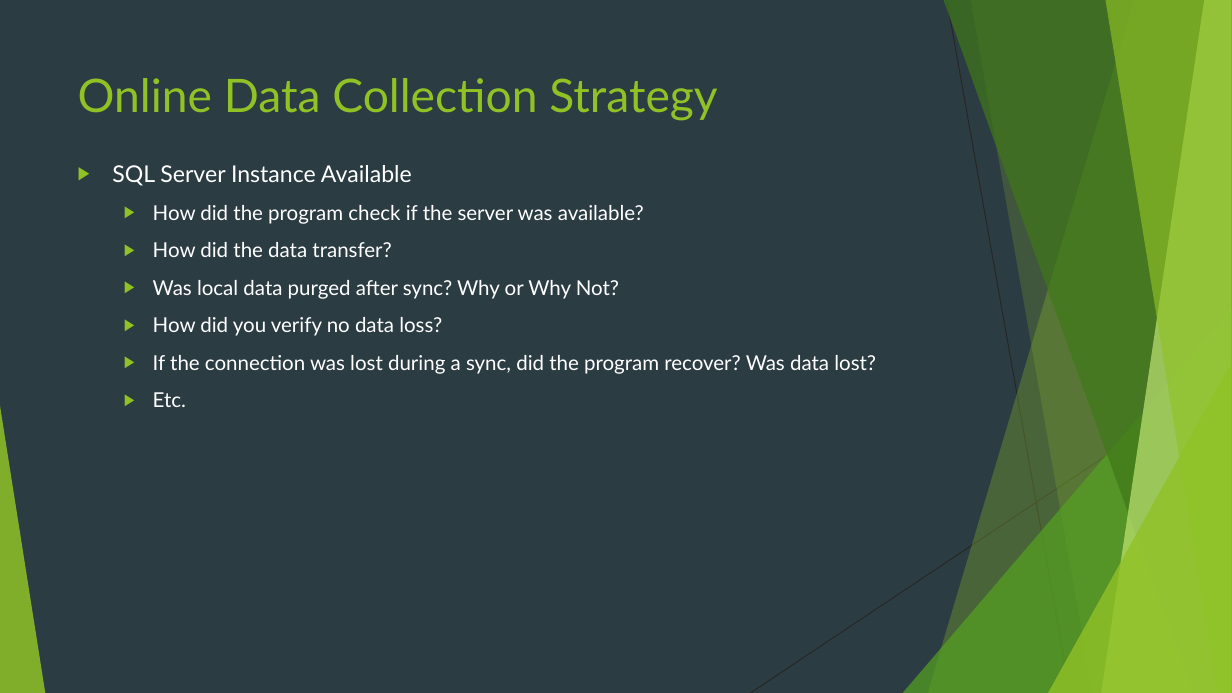
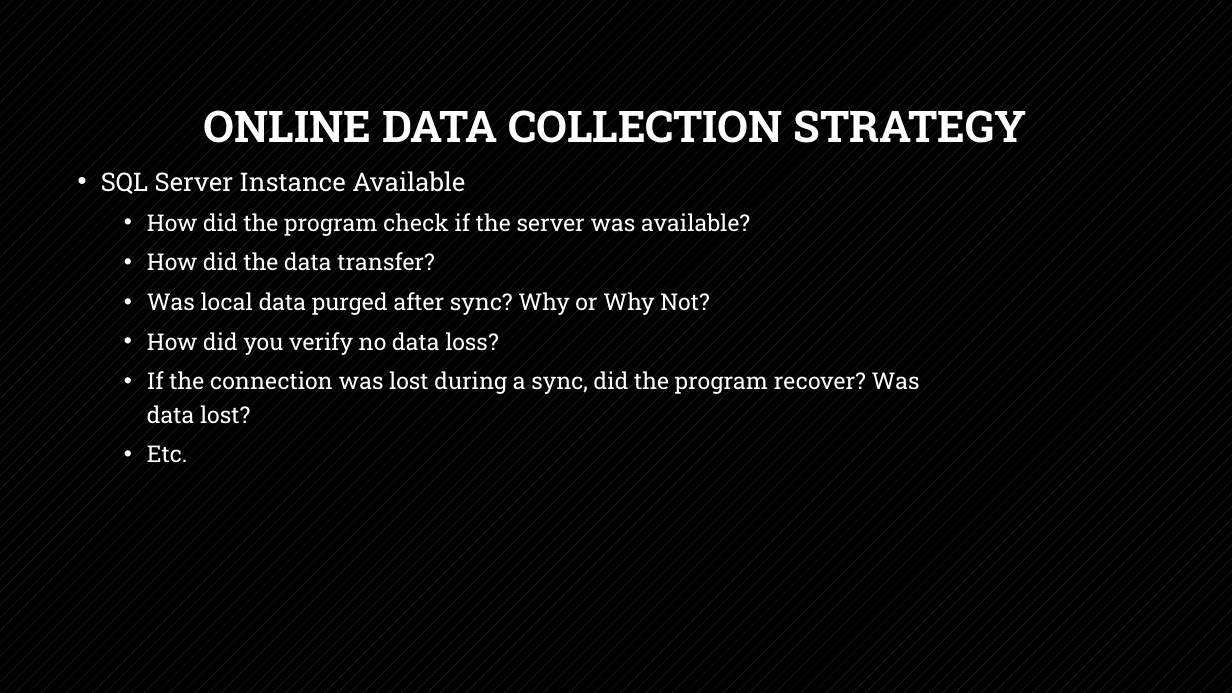
Before and after one commit to ruskpr/sql-data-synchronization, a slide deck: slide 8 of iot-data-collection.pptx (slide 5 before the commit). Drawn at 1232x693 pixels with LibreOffice and Linux fonts; fonts in the diff are those of the drawing. Boxes give left, top, right and bottom in pixels: in the first picture for what was removed or moved away, otherwise in the second. Text is boxed around its words. In the diff, an @@ line names an element or a change of style, - is before the commit and + after.

```diff
--- a/iot-data-collection.pptx
+++ b/iot-data-collection.pptx
@@ background #2C3C43 to pattern #404040 on #000000 @@
@@ title "ONLINE DATA COLLECTION STRATEGY" at [204,110,1027,143]: vertical alignment top to middle @@
@@ title at [204,110,1027,143]: text changed; size 36 to 34 pt; font Lato to Roboto Slab; text colour #90C226 to #FFFFFF; bold on @@
-Online Data Collection Strategy
+ONLINE DATA COLLECTION STRATEGY
@@ text "SQL Server Instance Available" at [101,171,920,463]: size 18 to 20 pt in "SQL Server Instance Available"; font Lato to Roboto Slab; size 16 to 18 pt in "How did the program check if the ...", "How did the data transfer?", "Was local data purged after sync? Why ...", "How did you verify no data loss?" and 2 more places; bullet ▶ to •; line spacing 1 to 1.2; less space between paragraphs @@
@@ group removed at [0,0,1232,693]: 5 freeform shapes, 3 triangles, 2 lines @@
```
Also in this commit, not shown: 3 other slides changed, 6 slides added, 2 slides removed.
